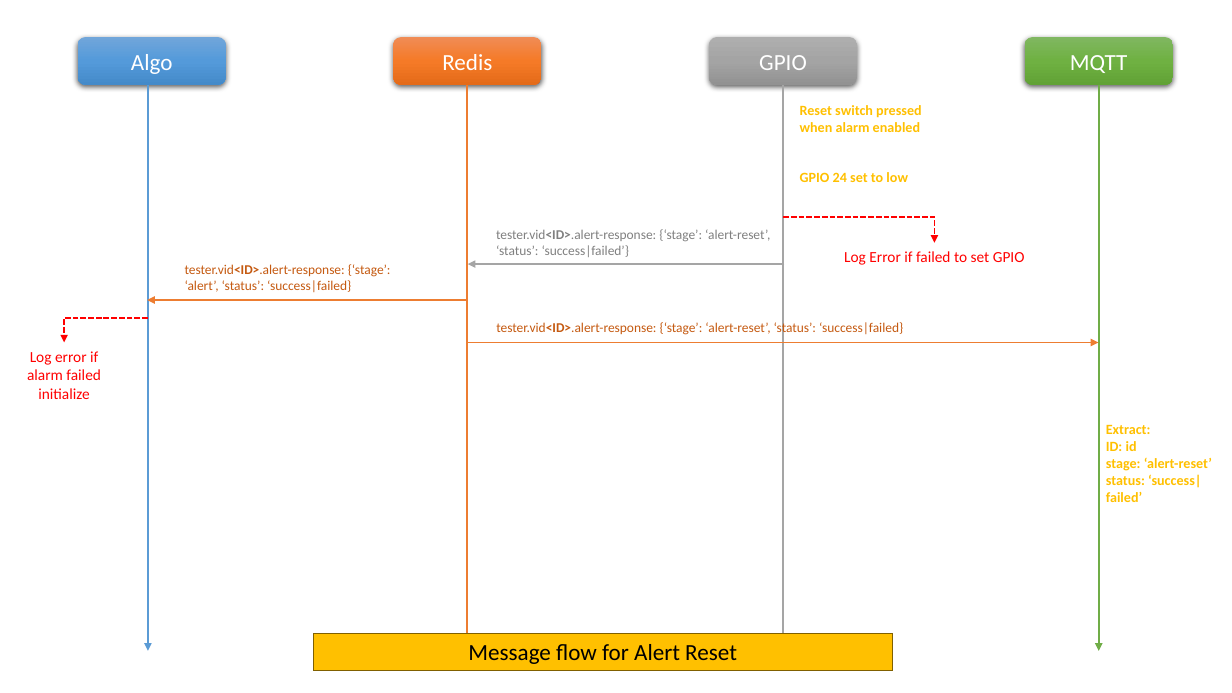
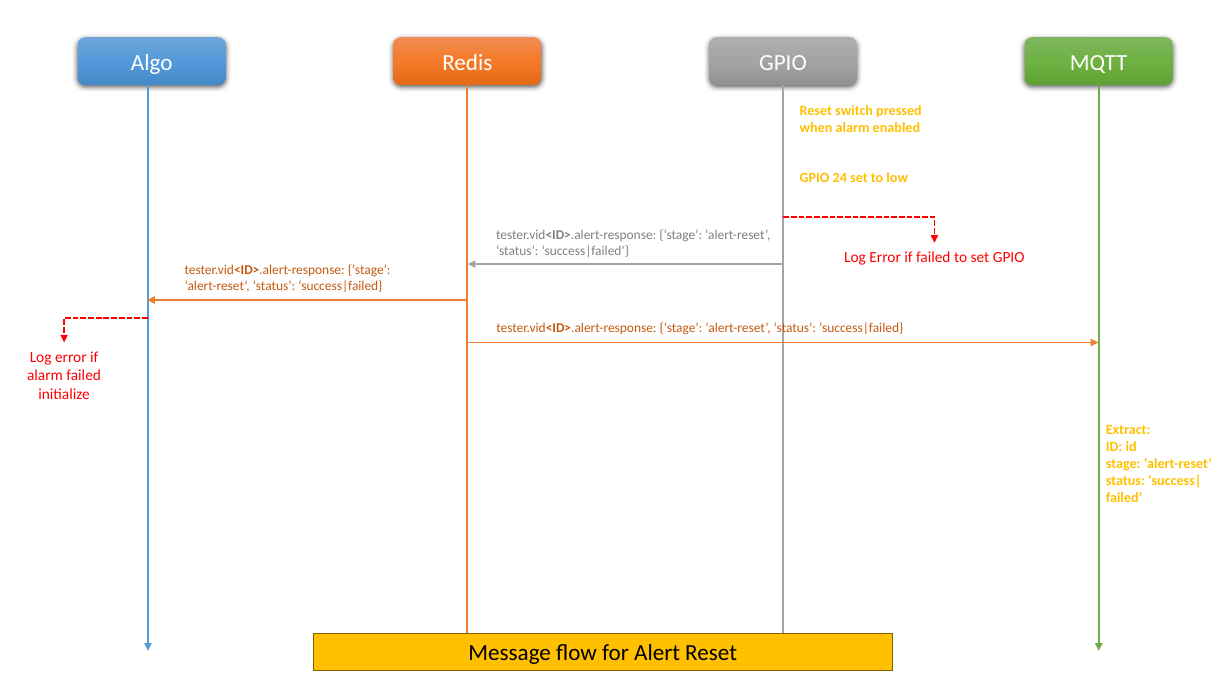
Before and after one commit to chengks99/testerSoftware, a slide deck: slide 7 of documents/SystemFlow.pptx. Drawn at 1232x693 pixels with LibreOffice and Linux fonts; fonts in the diff are those of the drawing. Boxes give left, top, right and bottom in pixels: in the first picture for what was removed or moved away, otherwise in the second. Text is boxed around its words. In the diff, an @@ line names an element or a change of style, - is before the commit and + after.

```diff
--- a/documents/SystemFlow.pptx
+++ b/documents/SystemFlow.pptx
@@ text at (185,264,391,292): text changed @@
-tester.vid<ID>.alert-response: {‘stage’: ‘alert’, ‘status’: ‘success|failed}
+tester.vid<ID>.alert-response: {‘stage’: ‘alert-reset’, ‘status’: ‘success|failed}
```
Also in this commit, not shown: 1 other slide changed.
